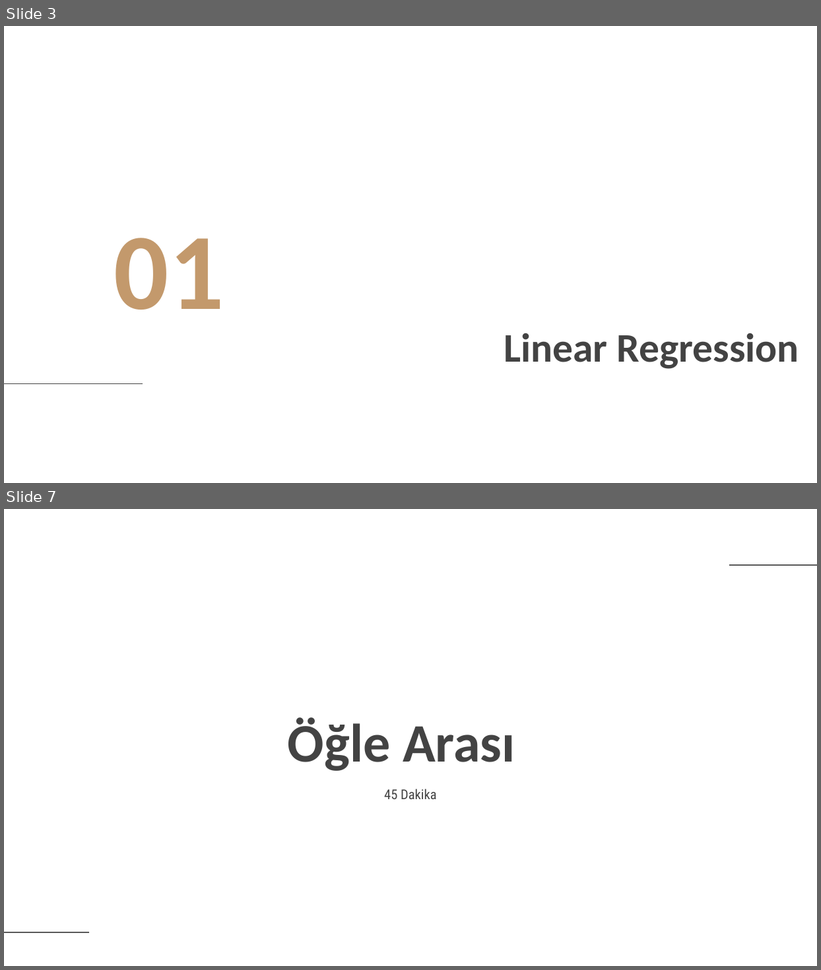
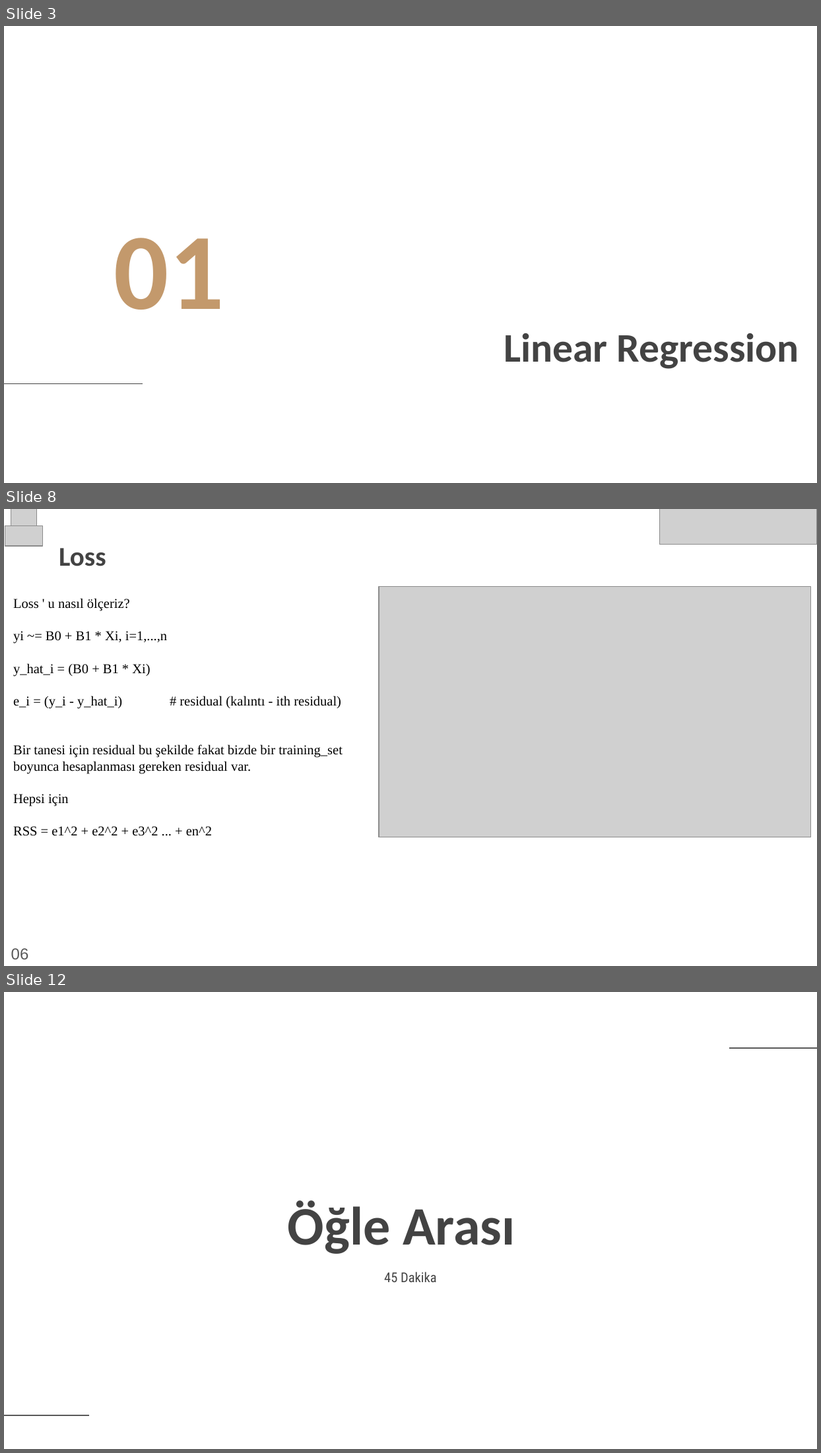
Before and after one commit to glosaCarbon/kodluyoruz_carbon_veri_bilimi_bootcamp, a slide deck: week3/Kodluyoruz_Carbon_Bootcamp_Week03.pptx. Shown one above the other, each under a label of ours: slides 3 and 7 before the commit, slides 3, 8 and 12 after it; the slides between them are not shown. The pictures are 821x970 and 821x1453 pixels, drawn with LibreOffice and Linux fonts; fonts in the diff are those of the drawing; grey boxes stand for pictures; background and template pictures are left out. Boxes give left, top, right and bottom in pixels: in the first picture for what was removed or moved away, otherwise in the second. Text is boxed around its words. In the diff, an @@ line names an element or a change of style, - is before the commit and + after.

```diff
--- a/week3/Kodluyoruz_Carbon_Bootcamp_Week03.pptx
+++ b/week3/Kodluyoruz_Carbon_Bootcamp_Week03.pptx
@@ slide 8 added at <box>4,509,817,966</box>, background picture (left out) @@
@@ picture added at <box>5,526,42,547</box> @@
@@ picture added at <box>11,509,38,534</box> @@
@@ picture added at <box>660,509,817,545</box> @@
@@ title added at <box>59,548,106,566</box>, 24 pt, text #434343, bold @@
+Loss
@@ picture added at <box>379,587,811,838</box> @@
@@ subtitle added at <box>13,598,343,836</box>, 12 pt, text #000000 @@
+Loss ' u nasıl ölçeriz?
+yi ~= B0 + B1 * Xi, i=1,...,n
+y_hat_i = (B0 + B1 * Xi)
+e_i = (y_i - y_hat_i) # residual (kalıntı - ith residual)
+Bir tanesi için residual bu şekilde fakat bizde bir training_set boyunca hesaplanması gereken residual var.
+Hepsi için
+RSS = e1^2 + e2^2 + e3^2 ... + en^2
@@ text added at <box>11,949,29,960</box>, 14 pt, text #595959 @@
+06
@@ what was slide 7 is now slide 12 @@
```
Also in this commit, not shown: 1 slide changed, 11 other slides added, 2 slides removed.
